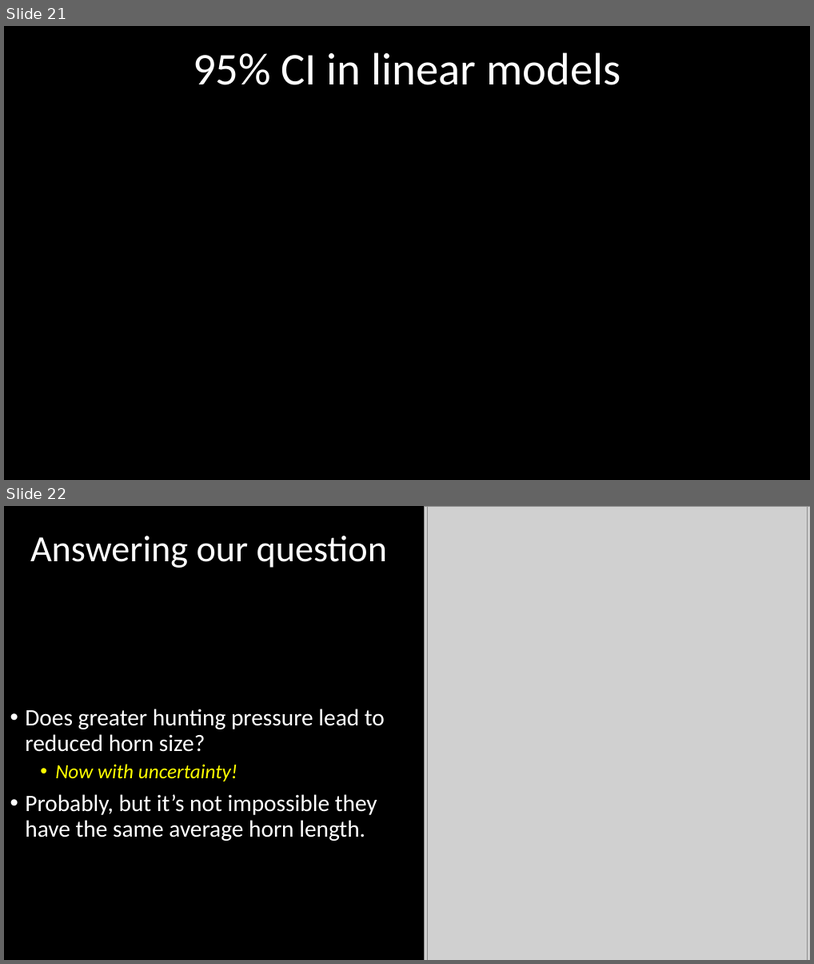
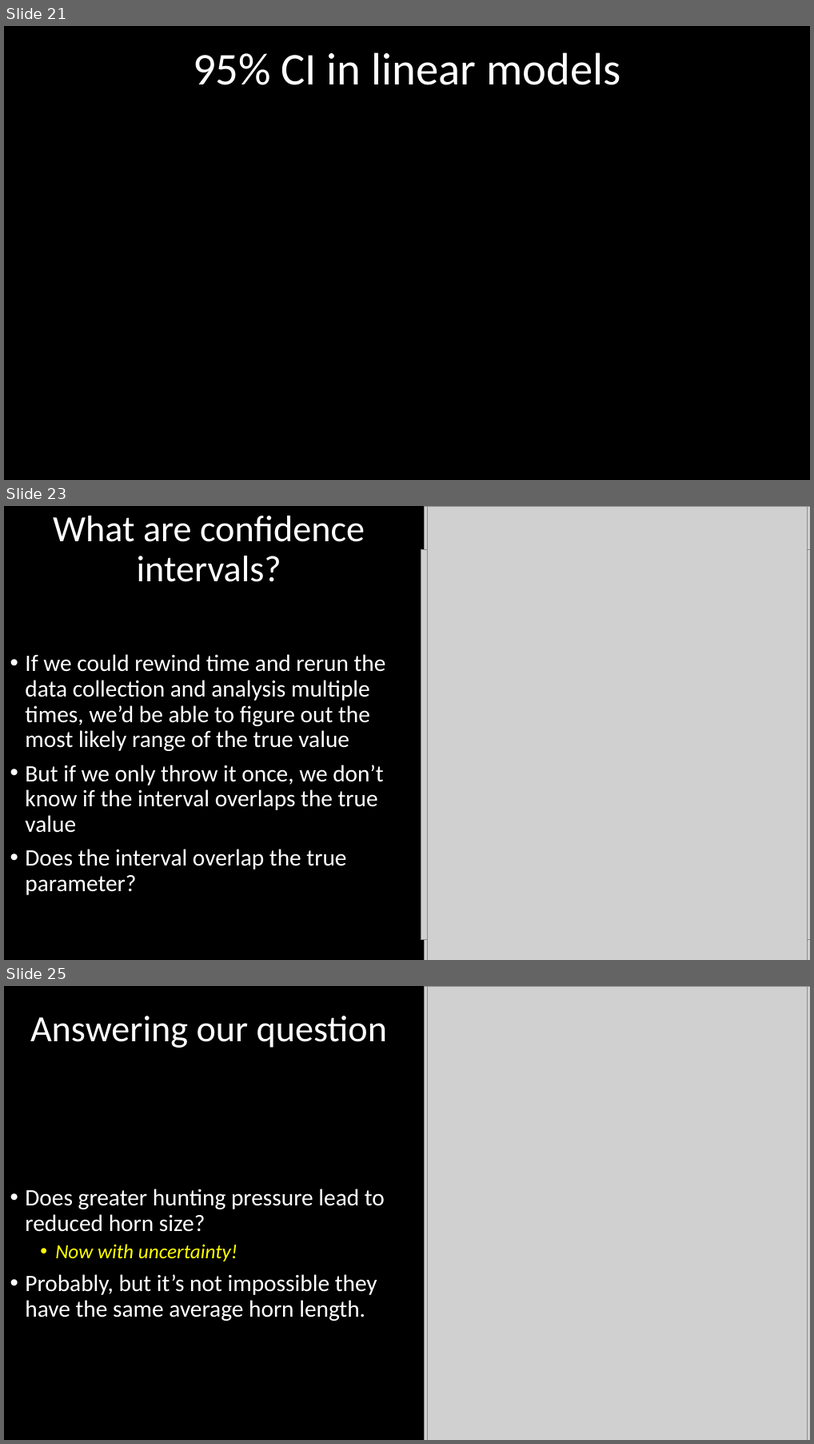
Before and after one commit to DeonRoos/006-BI3010, a slide deck: Lecture 7 - Cat LM/slides/Lecture 5.1 LM with categorical.pptx. Shown one above the other, each under a label of ours: slides 21 and 22 before the commit, slides 21, 23 and 25 after it; the slides between them are not shown. The pictures are 814x964 and 814x1444 pixels, drawn with LibreOffice and Linux fonts; fonts in the diff are those of the drawing; grey boxes stand for pictures. Boxes give left, top, right and bottom in pixels: in the first picture for what was removed or moved away, otherwise in the second. Text is boxed around its words. In the diff, an @@ line names an element or a change of style, - is before the commit and + after.

```diff
--- a/Lecture 7 - Cat LM/slides/Lecture 5.1 LM with categorical.pptx
+++ b/Lecture 7 - Cat LM/slides/Lecture 5.1 LM with categorical.pptx
@@ slide 23 added at (4, 506, 810, 960), background #000000 @@
@@ title added at (53, 516, 365, 582), 44 pt, text #FFFFFF @@
+What are confidence intervals?
@@ picture added at (425, 506, 810, 960) @@
@@ picture added at (427, 506, 808, 960) @@
@@ picture added at (422, 549, 810, 939) @@
@@ text added at (25, 654, 386, 895), 28 pt, text #FFFFFF @@
+• If we could rewind time and rerun the data collection and analysis multiple times, we’d be able to figure out the most likely range of the true value
+• But if we only throw it once, we don’t know if the interval overlaps the true value
+• Does the interval overlap the true parameter?
@@ what was slide 22 is now slide 25 @@
```
Also in this commit, not shown: 2 other slides added, 4 other files.
